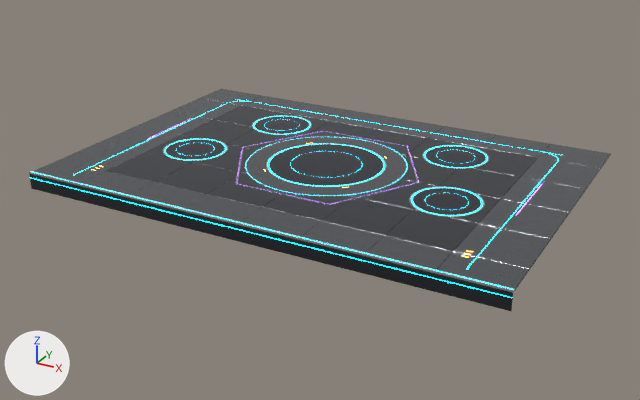
One commit to the glTF model assets/models/environment/floor.glb: the scene before it, then after it.
One viewpoint serves both versions: a 50 mm lens placed at (16.4, -30.3, 13.5), pointed at (0.0, -0.5, -1.5). The axes (+X, +Y, +Z) are drawn at lower left. The lights are the same throughout. The picture after the commit comes second. Vertices at exactly the same position are counted once.

Names of what the first picture shows: 'Floor'.
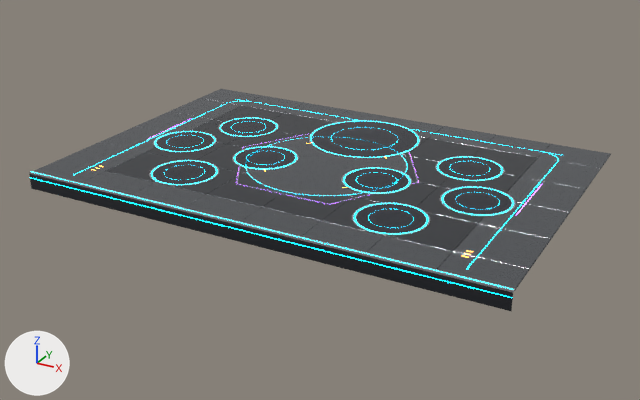
Location of each change, (x1, y1, x2, y2) in pixels of the pictures (640 x 400 px; the box of a moved part takes in the faces that stretch with it):
part 1 of me_floor, added
    after: (153, 161, 215, 184)
part 2 of me_floor, added
    after: (356, 204, 426, 233)
part 3 of me_floor, moved or reshaped
    before: (162, 115, 490, 217)
    after: (149, 117, 516, 235)

What the commit changed:
me_floor is used by ob_floor; location (0.0, 0.0, 0.0).
me_floor had 3970 vertices, 5388 faces and spanned x -10.1..10.1, y -6.7..6.9, z -0.7..0.0.
me_floor now has 6274 vertices, 8548 faces and spans x -10.1..10.1, y -6.7..6.9, z -0.7..0.0.
me_floor part 1: the loose piece of 72 vertices spanning x -7.1..-4.6, y -2.5..0.1, z 0.0 is copied, and the copy is moved by (1.2, -2.4, 0.0); it spans x -5.8..-3.3, y -4.8..-2.3, z 0.0.
me_floor part 2: the loose piece of 72 vertices spanning x 4.6..7.1, y -2.5..0.1, z 0.0 is copied, and the copy is moved by (-1.2, -2.4, 0.0); it spans x 3.3..5.8, y -4.8..-2.3, z 0.0.
me_floor part 3: 87 vertices moved within x -7.1..7.1, y -2.6..3.8, z 0.0; 2485 vertices removed from x -7.2..7.2, y -2.6..4.8, z 0.0; 4357 vertices added at x -8.2..8.2, y -5.0..6.1, z 0.0.
Other edits to the shape of me_floor do not show in these pictures.
